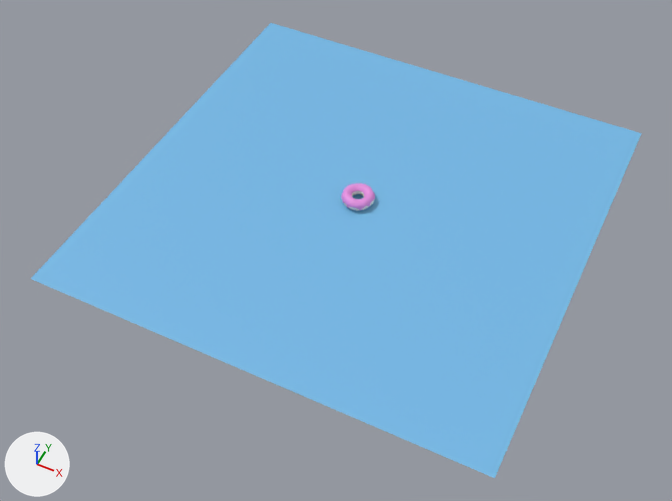
Before and after pictures for a commit that changed the Blender file Donut.blend.
One viewpoint serves both versions: a 50 mm camera at (1.21, -2.63, 2.91) aimed at (-0.01, -0.2, -0.13). Every picture has the same lights, and +X, +Y and +Z are marked at lower left.

Names of what the first picture shows: 'Icing', 'Plane'.
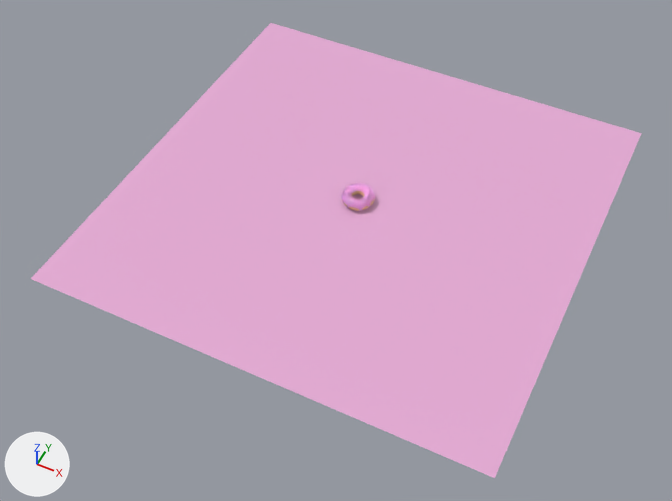
Diff of the bpy script that builds the scene:
```diff
--- a/Donut.blend.py
+++ b/Donut.blend.py
@@ mat_material_001 @@
 mat_material_001.base_color = (0.8, 0.282, 0.747)  # pink #e791e0
+mat_material_001.subsurface_weight = 1.0
@@ mat_material @@
 mat_material = principled_material('Material')
-mat_material.base_color = (0.177, 0.489, 0.8)  # blue #75bae7
+mat_material.base_color = (0.8, 0.414, 0.675)  # pink #e7acd6
```

Changed parts and their boxes [x1, y1, x2, y2] in the pictures (672 x 501 px):
'Plane', recoloured (blue to pink)
    both: [31, 23, 642, 478]
'Icing', surface changed
    both: [341, 183, 375, 210]
